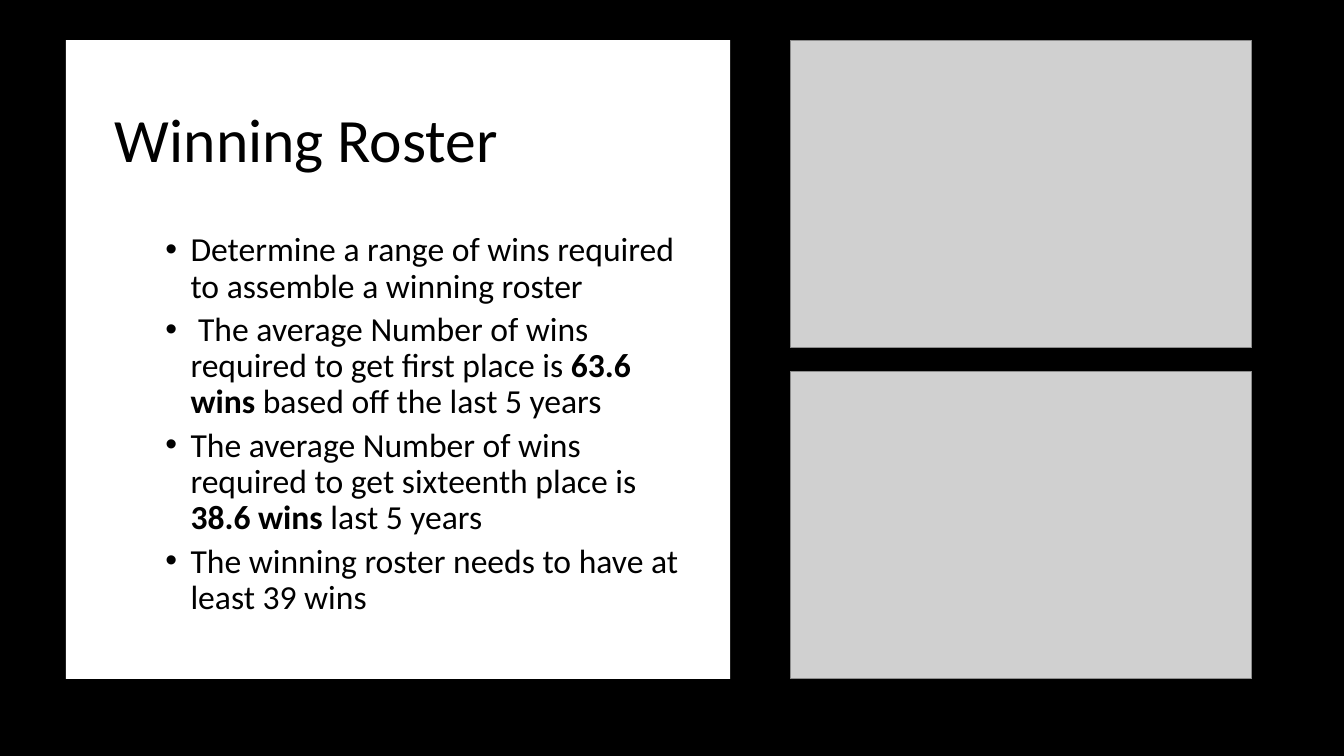
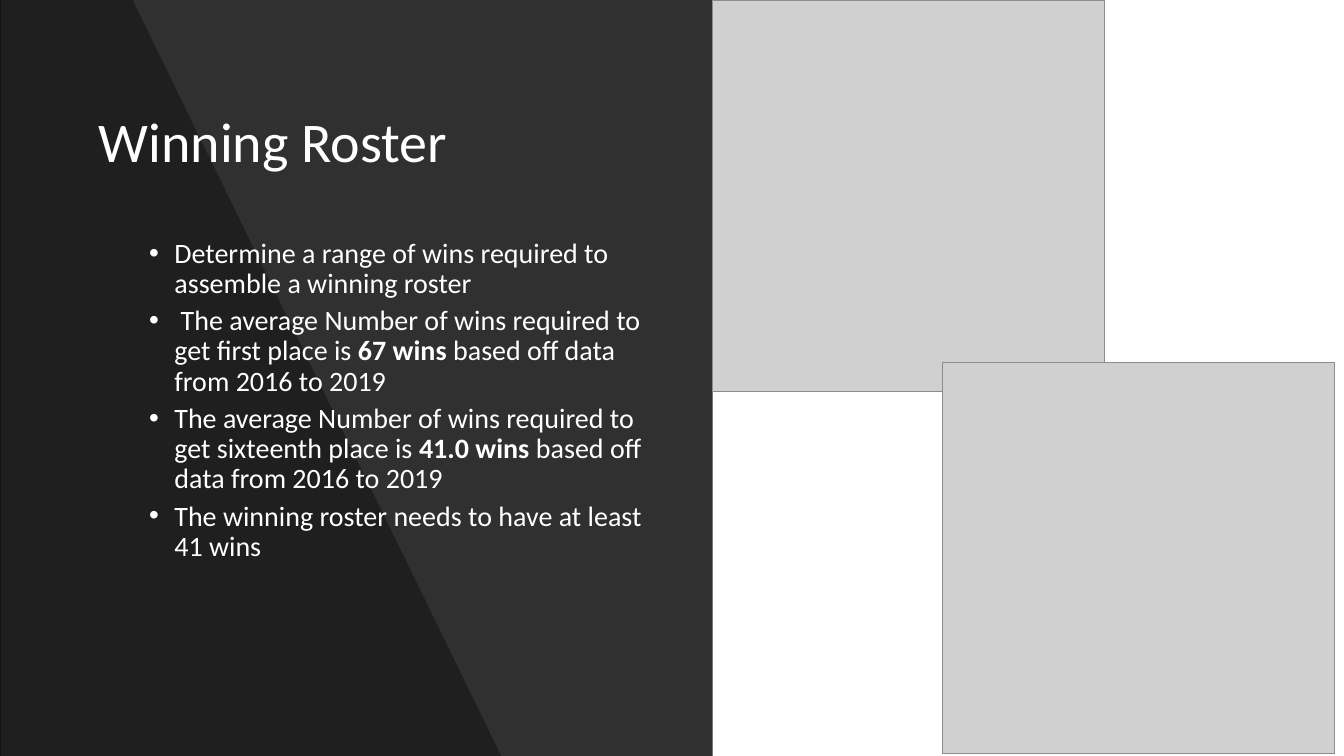
Before and after one commit to labulel/Projcet-1, a slide deck: slide 4 of Project #1 - PowerPoint.pptx. Drawn at 1344x756 pixels with LibreOffice and Linux fonts; fonts in the diff are those of the drawing; grey boxes stand for pictures. Boxes give left, top, right and bottom in pixels: in the first picture for what was removed or moved away, otherwise in the second. Text is boxed around its words. In the diff, an @@ line names an element or a change of style, - is before the commit and + after.

```diff
--- a/Project #1 - PowerPoint.pptx
+++ b/Project #1 - PowerPoint.pptx
@@ rectangle: place and size @@
-rectangle at <box>66,40,730,680</box>
+rectangle at <box>0,0,713,756</box>
@@ rectangle at <box>0,0,713,756</box>: fill #FFFFFF to #000000 at 81% opacity @@
@@ rectangle added at <box>0,0,1344,756</box>, fill #FFFFFF @@
@@ freeform shape added at <box>0,0,501,756</box>, fill #000000 at 35% opacity @@
@@ picture added at <box>713,0,1105,392</box> @@
@@ picture removed at <box>790,40,1252,348</box> @@
@@ title "Winning Roster": place and size @@
-title "Winning Roster" at <box>115,119,498,173</box>
+title "Winning Roster" at <box>99,123,446,172</box>
@@ title "Winning Roster" at <box>99,123,446,172</box>: size 44 to 40 pt, text colour #000000 to #FFFFFF @@
@@ text "Determine a range of wins ...": place and size @@
-text "Determine a range of wins ..." at <box>191,237,678,610</box>
+text "Determine a range of wins ..." at <box>174,243,642,556</box>
@@ text at <box>174,243,608,298</box>: size 24 to 20 pt, text colour #000000 to #FFFFFF in "Determine a range of wins required to ..." @@
@@ text at <box>174,310,642,556</box>: text changed; size 24 to 20 pt; text colour #000000 to #FFFFFF @@
-  • The average Number of wins required to get first place is 63.6 wins based off the last 5 years
-  • The average Number of wins required to get sixteenth place is 38.6 wins last 5 years
-  • The winning roster needs to have at least 39 wins
+  • The average Number of wins required to get first place is 67 wins based off data from 2016 to 2019
+  • The average Number of wins required to get sixteenth place is 41.0 wins based off data from 2016 to 2019
+  • The winning roster needs to have at least 41 wins
@@ picture removed at <box>790,371,1252,679</box> @@
@@ picture added at <box>943,362,1335,754</box> @@
```
Also in this commit, not shown: 3 other slides changed, 4 other files.
